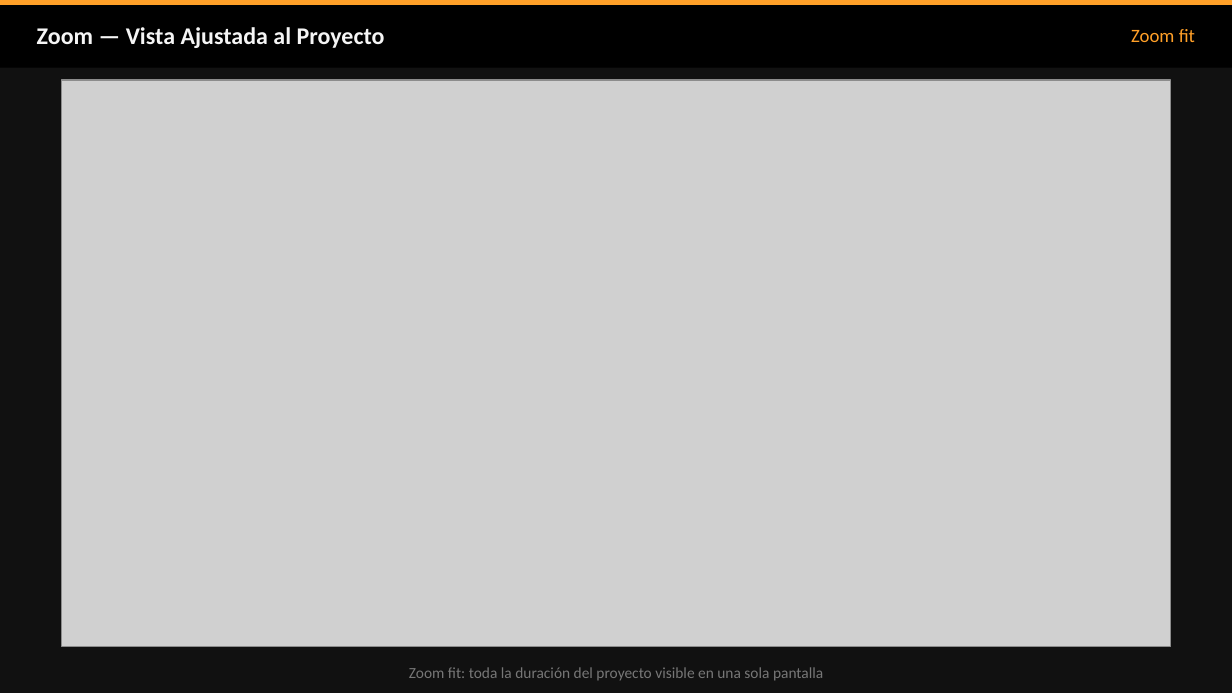
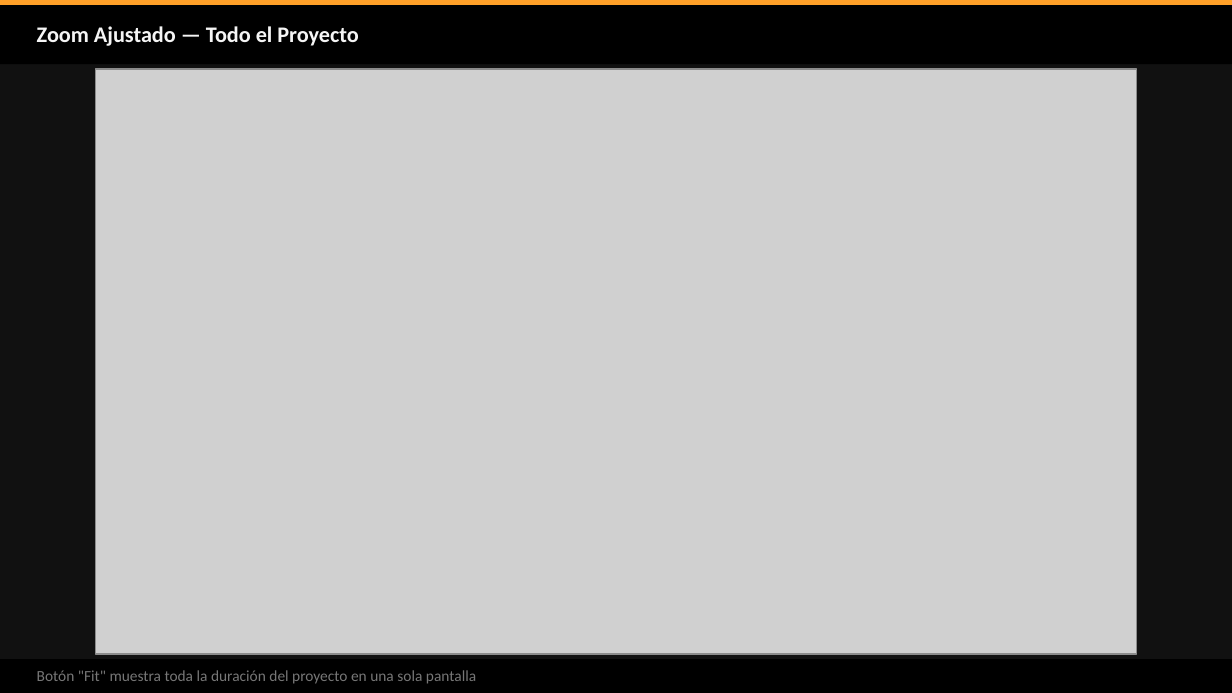
Before and after one commit to ehchavezm-hub/10-cronograma, a slide deck: slide 20 of docs/ECM_Project_Guia_de_Uso.pptx (slide 22 before the commit). Drawn at 1232x693 pixels with LibreOffice and Linux fonts; fonts in the diff are those of the drawing; grey boxes stand for pictures. Boxes give left, top, right and bottom in pixels: in the first picture for what was removed or moved away, otherwise in the second. Text is boxed around its words. In the diff, an @@ line names an element or a change of style, - is before the commit and + after.

```diff
--- a/docs/ECM_Project_Guia_de_Uso.pptx
+++ b/docs/ECM_Project_Guia_de_Uso.pptx
@@ rectangle: place and size @@
-rectangle at bbox=[0, 0, 1232, 68]
+rectangle at bbox=[0, 0, 1232, 64]
@@ text at bbox=[37, 26, 358, 46]: text changed; size 14 to 13 pt @@
-Zoom — Vista Ajustada al Proyecto
+Zoom Ajustado — Todo el Proyecto
@@ text removed at bbox=[1131, 29, 1195, 42] @@
-Zoom fit
@@ picture: place and size @@
-picture at bbox=[62, 80, 1170, 647]
+picture at bbox=[96, 69, 1136, 654]
@@ rectangle added at bbox=[0, 659, 1232, 693], fill #000000 @@
@@ text at bbox=[37, 670, 476, 684]: text changed @@
-Zoom fit: toda la duración del proyecto visible en una sola pantalla
+Botón "Fit" muestra toda la duración del proyecto en una sola pantalla
```
Also in this commit, not shown: 44 other slides changed, 58 slides added, 64 slides removed.
